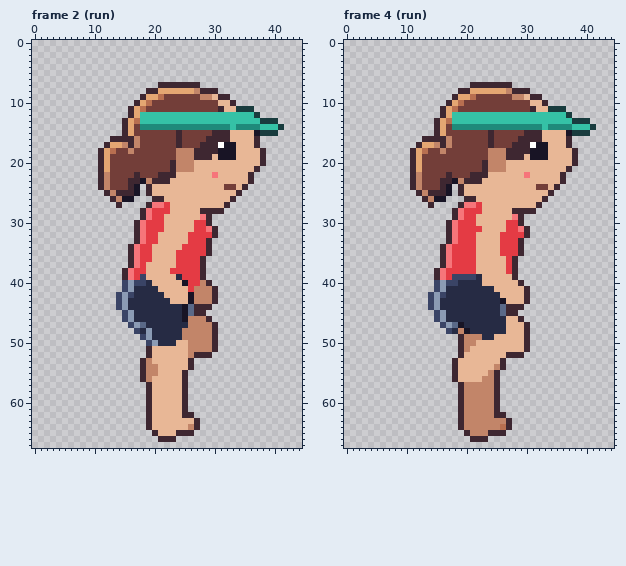
File history of a pixel-art file, art/hood-people/volleyball-player@94.aseprite. That is the earlier state.
45x68 pixels, 12 frames. Shown: frame 2 (run), frame 4 (run). The commit also changed other frames, which this record leaves out.
The same view after the edit:
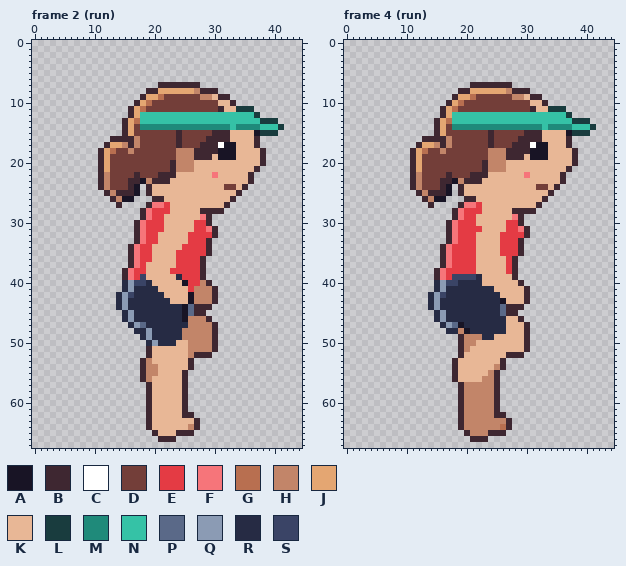
Palette (. is transparent): A #181425  B #3e2731  C #ffffff  D #733e39  E #e43b44  F #f6757a  G #b86f50  H #c28569  J #e4a672  K #e8b796  L #193c3e  M #1f8a7a  N #35c2a6  P #5a6988  Q #8b9bb4  R #262b44  S #3a4466
What changed:
Frame 2 (run):
y 40..41: x 15 S -> R
y 42..44: x 14 S -> R
y 45..46: x 15 S -> R
y 47: x 16 S -> R
y 48: x 17 S -> R
y 49: x 18 S -> R
y 50: x 19 S -> R
Frame 4 (run):
y 40..41: x 15 S -> R
y 42..44: x 14 S -> R
y 45..46: x 15 S -> R
y 47: x 16 S -> R
y 48: x 17 S -> R
Changed places in both pictures, as pixel boxes (x1, y1, x2, y2):
changed: (116, 280, 152, 346)
changed: (428, 280, 452, 334)
